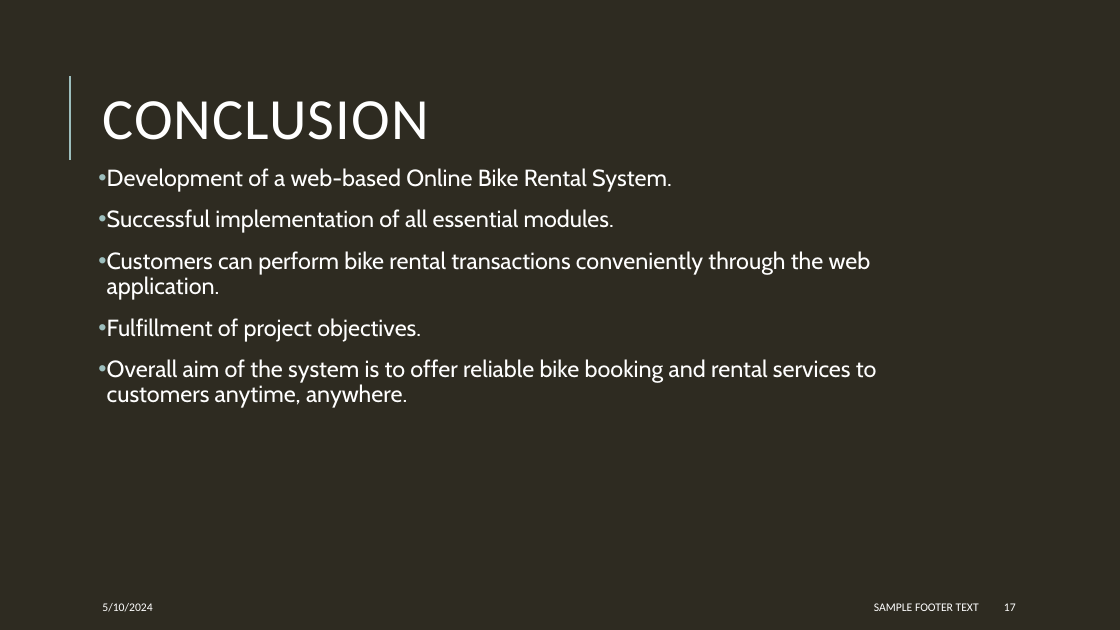
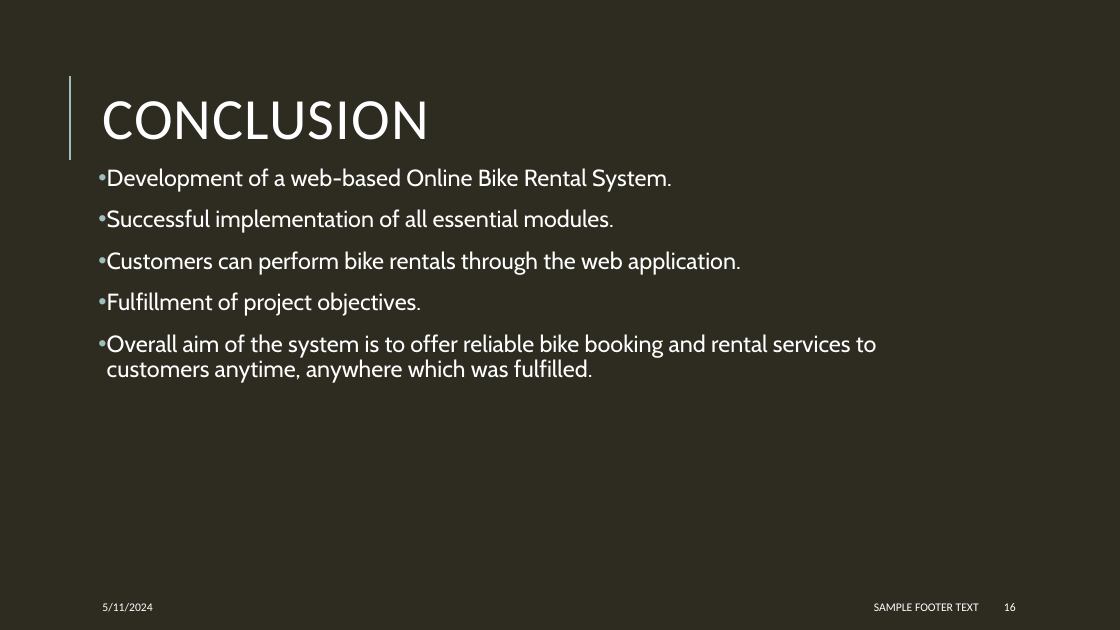
Before and after one commit to chunchunmaru12/project, a slide deck: slide 16 of documentation/OBRS.PPTX (slide 17 before the commit). Drawn at 1120x630 pixels with LibreOffice and Linux fonts; fonts in the diff are those of the drawing. Boxes give left, top, right and bottom in pixels: in the first picture for what was removed or moved away, otherwise in the second. Text is boxed around its words. In the diff, an @@ line names an element or a change of style, - is before the commit and + after.

```diff
--- a/documentation/OBRS.PPTX
+++ b/documentation/OBRS.PPTX
@@ text at bbox=[107, 251, 741, 275]: text changed @@
-• Customers can perform bike rental transactions conveniently through the web application.
+• Customers can perform bike rentals through the web application.
@@ text at bbox=[107, 334, 877, 383]: text changed @@
-• Overall aim of the system is to offer reliable bike booking and rental services to customers anytime, anywhere.
+• Overall aim of the system is to offer reliable bike booking and rental services to customers anytime, anywhere which was fulfilled.
@@ text at bbox=[102, 603, 152, 612]: text changed @@
-5/10/2024
+5/11/2024
@@ page number at bbox=[1004, 603, 1016, 611]: text changed @@
-17
+16
```
Also in this commit, not shown: 16 other slides changed, 1 slide added, 2 slides removed, 10 other files.
